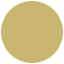
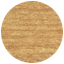
Revision of a layered w=64, h=64 image; what changed, layer by layer:
painted on "Foreground" over [1, 1, 63, 63]
